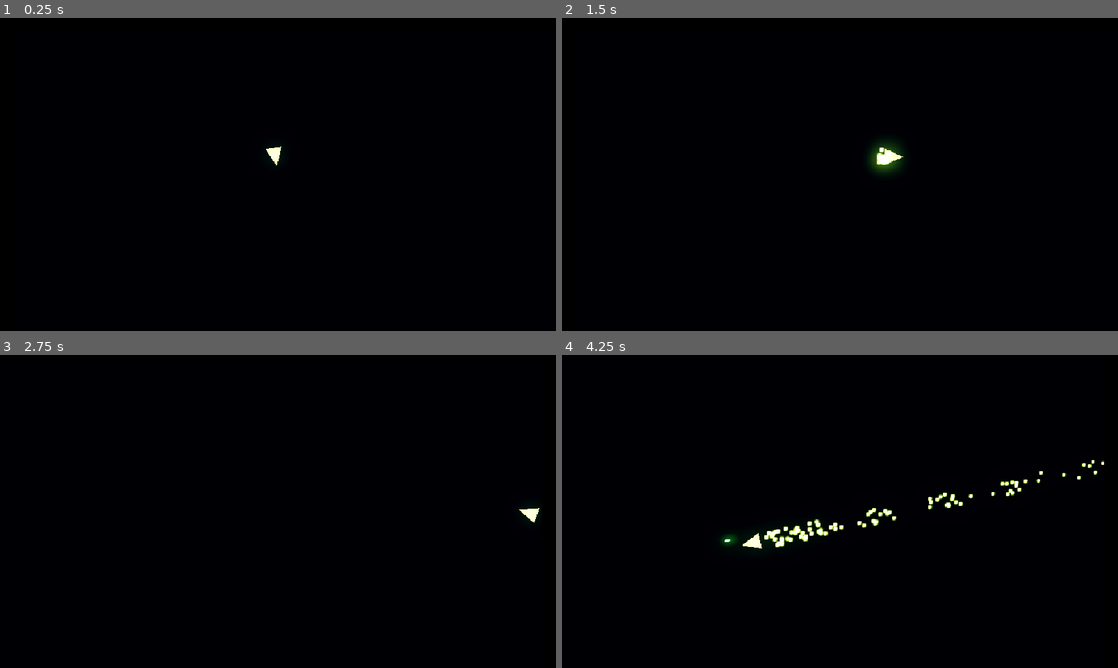
Above: before the commit, frames 1-4 (two rows, left to right).
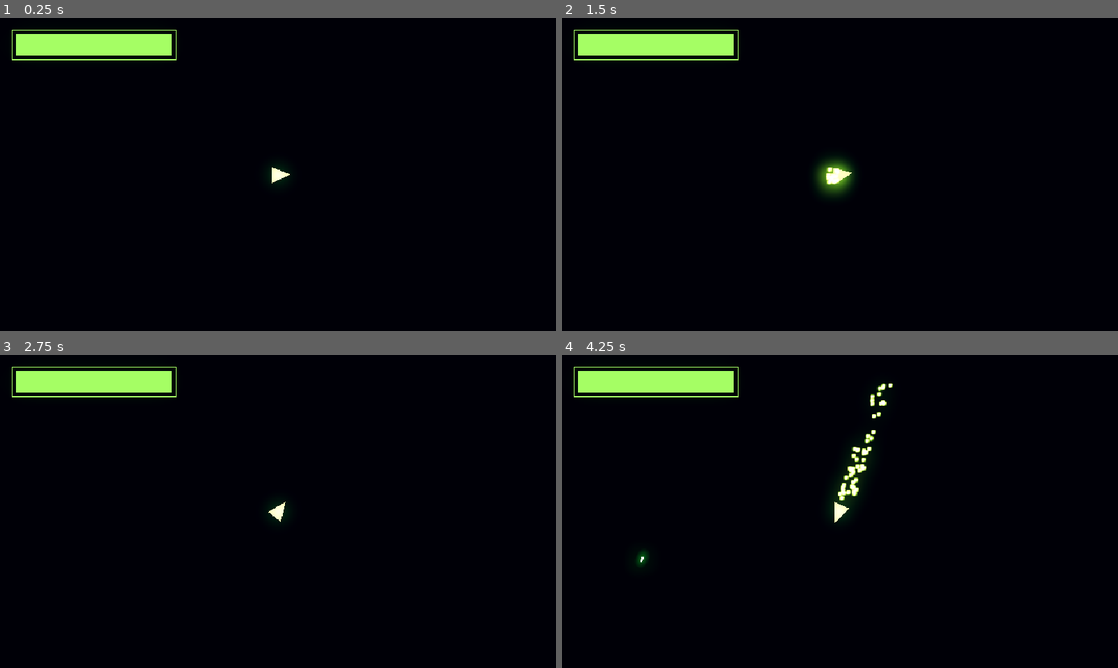
Above: after the commit, the same moments.

Repository: LucasCruz1377/polygons_shoot
Game: Godot game, scene res://Battle_area.tscn
The game is run twice, just before and just after one commit, with the same random seed, the same clock (stepped at 60 frames per second) and the same inputs.
Inputs (mouse positions are in pixels of both pictures, inside the frame that each line leads up to):
- Up to frame 1 (0.25 s): no input
- Up to frame 2 (1.5 s): tap Enter (ui_accept) at 0.5, 0.77, 1.25 s; move the mouse to (962, 158) at 0.52 s; hold D (right) 0.53-1.28 s; tap V (ctrlflip) at 0.6 s; move the mouse to (728, 190) at 1.27 s; hold S (brake) from 1.28 s (still down); click (728, 190) at 1.35 s
- Up to frame 3 (2.75 s): tap Enter (ui_accept) at 1.52 s; move the mouse to (333, 442) at 2.02 s; release S (brake) at 2.03 s; hold D (right) from 2.03 s (still down); tap V (ctrlflip) at 2.1 s
- Up to frame 4 (4.25 s): move the mouse to (812, 574) at 2.77 s; release D (right) at 2.78 s; hold W (accelerate) 2.78-3.53 s; click (812, 574) at 2.85 s; tap Enter (ui_accept) at 3.02, 3.77 s; move the mouse to (1006, 558) at 3.52 s; hold A (left) from 3.53 s (still down); tap V (ctrlflip) at 3.6 s

The runs differ from the first frame. In frame 1, 2.4% of the frame differs, in the area x 2-53%, y 3-53%; in frame 2, 3.5%; in frame 3, 2.4%; in frame 4, 4.3%, in the area x 2-98%, y 3-68%.

Commit message:
deathparts, healthbar

Diff:
--- a/Battle_area.tscn
+++ b/Battle_area.tscn
@@ -2,7 +2,22 @@
 
 [ext_resource type="Script" uid="uid://c88585sg45tkn" path="res://battle_area.gd" id="1_fu4hl"]
 [ext_resource type="PackedScene" uid="uid://do2fi6mvjjoq1" path="res://player.tscn" id="1_n4gje"]
-[ext_resource type="PackedScene" uid="uid://cwsakc0j1hoyc" path="res://parede.tscn" id="2_fu4hl"]
+[ext_resource type="PackedScene" uid="uid://cawlfryapqjyx" path="res://barra_vida.tscn" id="3_fu4hl"]
+
+[sub_resource type="Environment" id="Environment_fu4hl"]
+background_mode = 3
+background_canvas_max_layer = 1
+tonemap_mode = 3
+glow_enabled = true
+glow_levels/1 = 2.0
+glow_levels/2 = 2.0
+glow_levels/3 = 2.0
+glow_levels/4 = 2.0
+glow_levels/5 = 2.0
+glow_levels/6 = 2.0
+glow_levels/7 = 2.0
+glow_intensity = 1.0
+glow_bloom = 0.12
 
 [sub_resource type="Gradient" id="Gradient_q6r6c"]
 colors = PackedColorArray(0.024744183, 0.05429472, 0.08889032, 1, 0.024744183, 0.05429472, 0.08889032, 1)
@@ -12,53 +27,19 @@
 fill = 1
 fill_from = Vector2(0.47391304, 0.5043478)
 
-[sub_resource type="Environment" id="Environment_fu4hl"]
-background_mode = 3
-tonemap_mode = 3
-glow_enabled = true
-glow_levels/1 = 2.0
-glow_levels/2 = 2.0
-glow_levels/3 = 2.0
-glow_levels/4 = 2.0
-glow_levels/5 = 2.0
-glow_levels/6 = 2.0
-glow_levels/7 = 2.0
-glow_intensity = 0.64
-
 [node name="Battle_area" type="Node2D" unique_id=937167224]
 script = ExtResource("1_fu4hl")
-metadata/_edit_horizontal_guides_ = [1145.0]
-metadata/_edit_vertical_guides_ = [1636.0]
+
+[node name="WorldEnvironment" type="WorldEnvironment" parent="." unique_id=2036701793]
+environment = SubResource("Environment_fu4hl")
 
 [node name="Sprite2D" type="Sprite2D" parent="." unique_id=423854753]
-position = Vector2(821.6232, 572.05383)
-scale = Vector2(26.171156, 17.63445)
+position = Vector2(1943.6234, 1308.5)
+scale = Vector2(89.01177, 61.078125)
 texture = SubResource("GradientTexture2D_kdubu")
 
 [node name="CharacterBody2D" parent="." unique_id=1457330626 instance=ExtResource("1_n4gje")]
 position = Vector2(475, 235)
-
-[node name="Parede" parent="." unique_id=862347999 instance=ExtResource("2_fu4hl")]
-position = Vector2(699.00006, -13)
-scale = Vector2(1.819428, 0.95716095)
-collision_mask = 14
-
-[node name="Parede2" parent="." unique_id=1319559668 instance=ExtResource("2_fu4hl")]
-position = Vector2(776, 1130)
-scale = Vector2(1.4368175, 0.97312206)
-collision_mask = 14
-
-[node name="Parede3" parent="." unique_id=246887301 instance=ExtResource("2_fu4hl")]
-position = Vector2(0, 174)
-rotation = -1.5707964
-scale = Vector2(1.824502, 0.8804669)
-collision_mask = 14
-
-[node name="Parede4" parent="." unique_id=1450349022 instance=ExtResource("2_fu4hl")]
-position = Vector2(1619, 642)
-rotation = -1.5707964
-scale = Vector2(1.0768163, 0.97312206)
-collision_mask = 14
 
 [node name="Node" type="Node" parent="." unique_id=159318720]
 
@@ -66,13 +47,18 @@
 position = Vector2(99, 99)
 
 [node name="spawner2" type="Marker2D" parent="Node" unique_id=308421577 groups=["spawners"]]
-position = Vector2(1551, 86)
+position = Vector2(3401, 160)
 
 [node name="spawner3" type="Marker2D" parent="Node" unique_id=699265310 groups=["spawners"]]
-position = Vector2(1528, 1071)
+position = Vector2(3388, 2270)
 
 [node name="spawner4" type="Marker2D" parent="Node" unique_id=1674730259 groups=["spawners"]]
-position = Vector2(113, 1058)
+position = Vector2(128, 2272)
 
-[node name="WorldEnvironment" type="WorldEnvironment" parent="." unique_id=2036701793]
-environment = SubResource("Environment_fu4hl")
+[node name="CanvasLayer" type="CanvasLayer" parent="." unique_id=1702364142]
+
+[node name="Fundo" parent="CanvasLayer" unique_id=930752498 instance=ExtResource("3_fu4hl")]
+offset_left = 20.0
+offset_top = 20.0
+offset_right = 305.0
+offset_bottom = 73.0
--- /dev/null
+++ b/barra_vida.gd
@@ -0,0 +1,6 @@
+extends ProgressBar
+
+@onready var progresso: ProgressBar = $Progresso
+
+func _process(_delta: float) -> void:
+	progresso.value = value
--- /dev/null
+++ b/barra_vida.tscn
@@ -0,0 +1,38 @@
+[gd_scene format=3 uid="uid://cawlfryapqjyx"]
+
+[ext_resource type="Script" uid="uid://3q3tq710t3o4" path="res://barra_vida.gd" id="1_sidov"]
+
+[sub_resource type="StyleBoxFlat" id="StyleBoxFlat_u58gr"]
+bg_color = Color(0.6, 0.6, 0.6, 0)
+border_width_left = 2
+border_width_top = 2
+border_width_right = 2
+border_width_bottom = 2
+border_color = Color(0, 0.96862745, 0, 1)
+
+[sub_resource type="StyleBoxFlat" id="StyleBoxFlat_sidov"]
+bg_color = Color(0, 0.96862745, 0, 0)
+
+[sub_resource type="StyleBoxFlat" id="StyleBoxFlat_7ji5u"]
+bg_color = Color(0.6, 0.6, 0.6, 0)
+
+[sub_resource type="StyleBoxFlat" id="StyleBoxFlat_no00b"]
+bg_color = Color(0, 0.96862745, 0, 1)
+
+[node name="Fundo" type="ProgressBar" unique_id=930752498]
+offset_right = 285.0
+offset_bottom = 53.0
+theme_override_styles/background = SubResource("StyleBoxFlat_u58gr")
+theme_override_styles/fill = SubResource("StyleBoxFlat_sidov")
+show_percentage = false
+script = ExtResource("1_sidov")
+
+[node name="Progresso" type="ProgressBar" parent="." unique_id=194965622]
+layout_mode = 0
+offset_left = 8.0
+offset_top = 8.0
+offset_right = 277.0
+offset_bottom = 45.0
+theme_override_styles/background = SubResource("StyleBoxFlat_7ji5u")
+theme_override_styles/fill = SubResource("StyleBoxFlat_no00b")
+show_percentage = false
--- a/enemy.gd
+++ b/enemy.gd
@@ -4,8 +4,12 @@
 
 const SPEED = 100.0
 var hp = 1
+var dmg = 2
 
 func _physics_process(delta: float) -> void:
+	position.x = wrap(position.x,0,4000)
+	position.y = wrap(position.y,0,2500)
+
 	seguir(delta)
 	move_and_slide()
 
--- a/enemy.tscn
+++ b/enemy.tscn
@@ -30,6 +30,7 @@
 polygon = PackedVector2Array(-5.263616, -12.972833, 2.7532916, -6.513017, 13.899464, -5.6395884, 6.513017, 2.7532916, 4.8876433, 12.046202, -2.7532916, 6.513017, -13.899464, 5.6395884, -6.513017, -2.7532916)
 
 [node name="CollisionShape2D" type="CollisionShape2D" parent="." unique_id=1893412006]
+visible = false
 shape = SubResource("CircleShape2D_7xaro")
 
 [node name="PointLight2D" type="PointLight2D" parent="." unique_id=1721206178]
--- a/enemydeathpart.tscn
+++ b/enemydeathpart.tscn
@@ -3,8 +3,8 @@
 [ext_resource type="Script" uid="uid://c07646k0ienly" path="res://enemydeathpart.gd" id="1_85ype"]
 
 [sub_resource type="Gradient" id="Gradient_8h2to"]
-offsets = PackedFloat32Array(0.6423358, 1)
-colors = PackedColorArray(1, 1, 1, 1, 0, 0, 0, 0)
+offsets = PackedFloat32Array(0, 0.57608694, 1)
+colors = PackedColorArray(1, 1, 1, 1, 1.8247963, 1.8247963, 1.8247963, 1, 0, 0, 0, 0)
 
 [sub_resource type="GradientTexture1D" id="GradientTexture1D_85ype"]
 gradient = SubResource("Gradient_8h2to")
@@ -26,7 +26,7 @@
 color_ramp = SubResource("GradientTexture1D_85ype")
 
 [node name="enemydeathpart" type="GPUParticles2D" unique_id=217961140]
-modulate = Color(1, 0, 0.23137255, 1)
+modulate = Color(1.8247963, 0, 0.4552579, 1)
 self_modulate = Color(4.415934, 4.415934, 4.415934, 1)
 emitting = false
 amount = 50
--- a/player.gd
+++ b/player.gd
@@ -1,17 +1,26 @@
 extends CharacterBody2D
 
+@export var DeathParticle : PackedScene
 @onready var ponta: Marker2D = $ponta
 @onready var particles: GPUParticles2D = $particles
+@onready var health_bar: ProgressBar = $"../CanvasLayer/Fundo"
 
 const BULLET = preload("res://fireball.tscn")
 const acceleration = 200.00
 const TURN_SPD = 5.00
 const SPEED = 300.00
 const CD_MAX = 10
+const MAX_HEALTH = 100
+
+var health = MAX_HEALTH
 var cooldown = CD_MAX
 var mouseaim = true
 var hiperdashing = false
 func _process(delta: float) -> void:
+	health_bar.value = health
+
+	position.x = wrap(position.x,0,4000)
+	position.y = wrap(position.y,0,2500)
 
 	if cooldown >= 0:
 		cooldown -= 1
@@ -36,10 +45,17 @@
 		fire()
 
 	move_and_slide()
+	for i in get_slide_collision_count():
+		var colisao = get_slide_collision(i)
+		var corpo = colisao.get_collider()
+		if corpo.is_in_group("enemies"):
+			tomar_dano(corpo)
 
+
+func tomar_dano(corpo):
+	health -= corpo.dmg
 func accelerate(delta:float):
 	velocity += transform.x * SPEED * delta
-
 func brake(delta:float):
 	velocity -= transform.x * (SPEED/2) * delta
 func fire():
@@ -48,10 +64,8 @@
 		instance_bullet.global_position = ponta.global_position
 		instance_bullet.rotation = rotation
 		cooldown = CD_MAX
-
 func arrowsctrl(delta):
 	rotation += Input.get_axis("left","right") * TURN_SPD *delta
-
 func hiperdash():
 	if hiperdashing:
 		return
@@ -67,3 +81,10 @@
 	await get_tree().create_timer(0.3).timeout
 	particles.emitting = false
 	hiperdashing = false
+func die():
+	if health <= 0:
+		var _particle = DeathParticle.instantiate()
+		_particle.position = global_position
+		_particle.rotation = global_rotation
+		_particle.emitting = true
+		get_tree().current_scene.add_child(_particle)
--- a/player.tscn
+++ b/player.tscn
@@ -1,6 +1,7 @@
 [gd_scene format=3 uid="uid://do2fi6mvjjoq1"]
 
 [ext_resource type="Script" uid="uid://s3ie3imatvpt" path="res://player.gd" id="1_4flbx"]
+[ext_resource type="PackedScene" uid="uid://b4dprqgdg4pi0" path="res://player_death_parts.tscn" id="2_onrkg"]
 
 [sub_resource type="Gradient" id="Gradient_4flbx"]
 colors = PackedColorArray(0.9843137, 1, 0.27058825, 1, 0, 0, 0, 0)
@@ -60,6 +61,7 @@
 collision_layer = 2
 collision_mask = 13
 script = ExtResource("1_4flbx")
+DeathParticle = ExtResource("2_onrkg")
 
 [node name="corpo" type="Polygon2D" parent="." unique_id=2090995044]
 position = Vector2(-15.027628, -26.62648)
@@ -69,11 +71,11 @@
 uv = PackedVector2Array(34, -16, 14, -43, 12, -8)
 
 [node name="camera" type="Camera2D" parent="." unique_id=547992662]
+limit_enabled = false
 limit_left = 0
 limit_top = 0
 limit_right = 1636
 limit_bottom = 1145
-position_smoothing_enabled = true
 
 [node name="luz" type="PointLight2D" parent="." unique_id=459571741]
 scale = Vector2(1.7317743, 1.651419)
--- /dev/null
+++ b/player_death_parts.tscn
@@ -0,0 +1,52 @@
+[gd_scene format=3 uid="uid://b4dprqgdg4pi0"]
+
+[sub_resource type="Gradient" id="Gradient_jrxwc"]
+offsets = PackedFloat32Array(0.228, 0.252)
+colors = PackedColorArray(1, 1, 1, 1, 1, 1, 1, 0)
+
+[sub_resource type="GradientTexture2D" id="GradientTexture2D_tm7k8"]
+gradient = SubResource("Gradient_jrxwc")
+fill = 1
+fill_from = Vector2(0.5, 0.5)
+
+[sub_resource type="Gradient" id="Gradient_my7f5"]
+offsets = PackedFloat32Array(0.4293478, 1)
+colors = PackedColorArray(1, 1, 1, 1, 1, 1, 1, 0)
+
+[sub_resource type="GradientTexture1D" id="GradientTexture1D_4otrb"]
+gradient = SubResource("Gradient_my7f5")
+
+[sub_resource type="CurveTexture" id="CurveTexture_g86f5"]
+
+[sub_resource type="Curve" id="Curve_m0gx7"]
+_limits = [0.0, 2.0, 0.0, 1.0]
+_data = [Vector2(0, 2), 0.0, 0.0, 0, 0, Vector2(1, 0), 0.0, 0.0, 0, 0]
+point_count = 2
+
+[sub_resource type="CurveTexture" id="CurveTexture_1dmkk"]
+curve = SubResource("Curve_m0gx7")
+
+[sub_resource type="ParticleProcessMaterial" id="ParticleProcessMaterial_lyo18"]
+particle_flag_disable_z = true
+spread = 180.0
+initial_velocity_max = 200.0
+gravity = Vector3(0, 0, 0)
+linear_accel_min = -2.2351742e-06
+linear_accel_max = -2.2351742e-06
+linear_accel_curve = SubResource("CurveTexture_g86f5")
+scale_curve = SubResource("CurveTexture_1dmkk")
+color_ramp = SubResource("GradientTexture1D_4otrb")
+turbulence_noise_strength = 12.68
+turbulence_noise_scale = 10.0
+turbulence_noise_speed_random = 3.1
+
+[node name="PlayerDeathParts" type="GPUParticles2D" unique_id=2026184711]
+modulate = Color(0.21568628, 1, 0.101960786, 1)
+self_modulate = Color(3.2944162, 3.2944162, 3.2944162, 1)
+emitting = false
+amount = 50
+texture = SubResource("GradientTexture2D_tm7k8")
+lifetime = 2.0
+speed_scale = 2.0
+explosiveness = 1.0
+process_material = SubResource("ParticleProcessMaterial_lyo18")
Not shown, added: barra_vida.gd.uid
